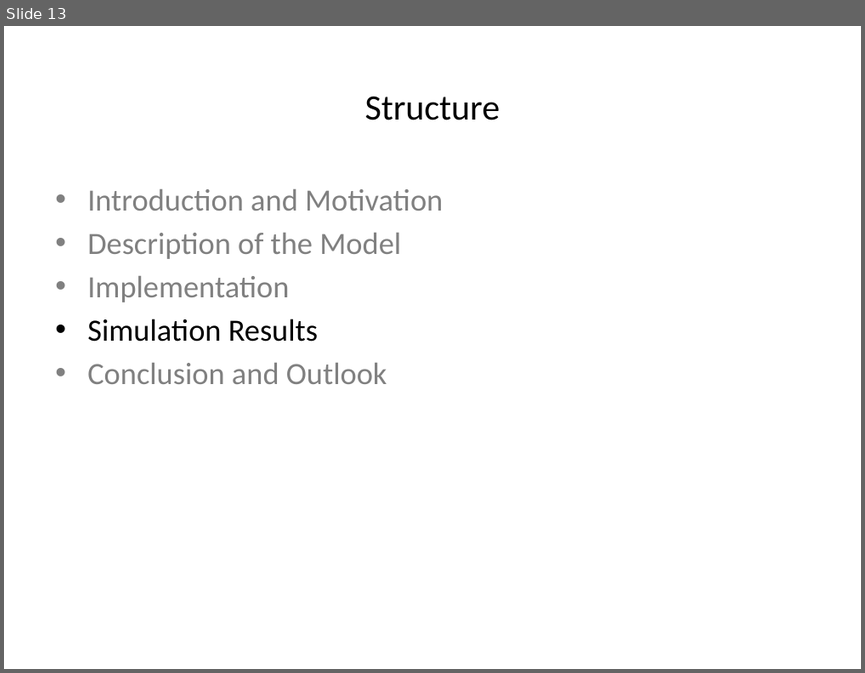
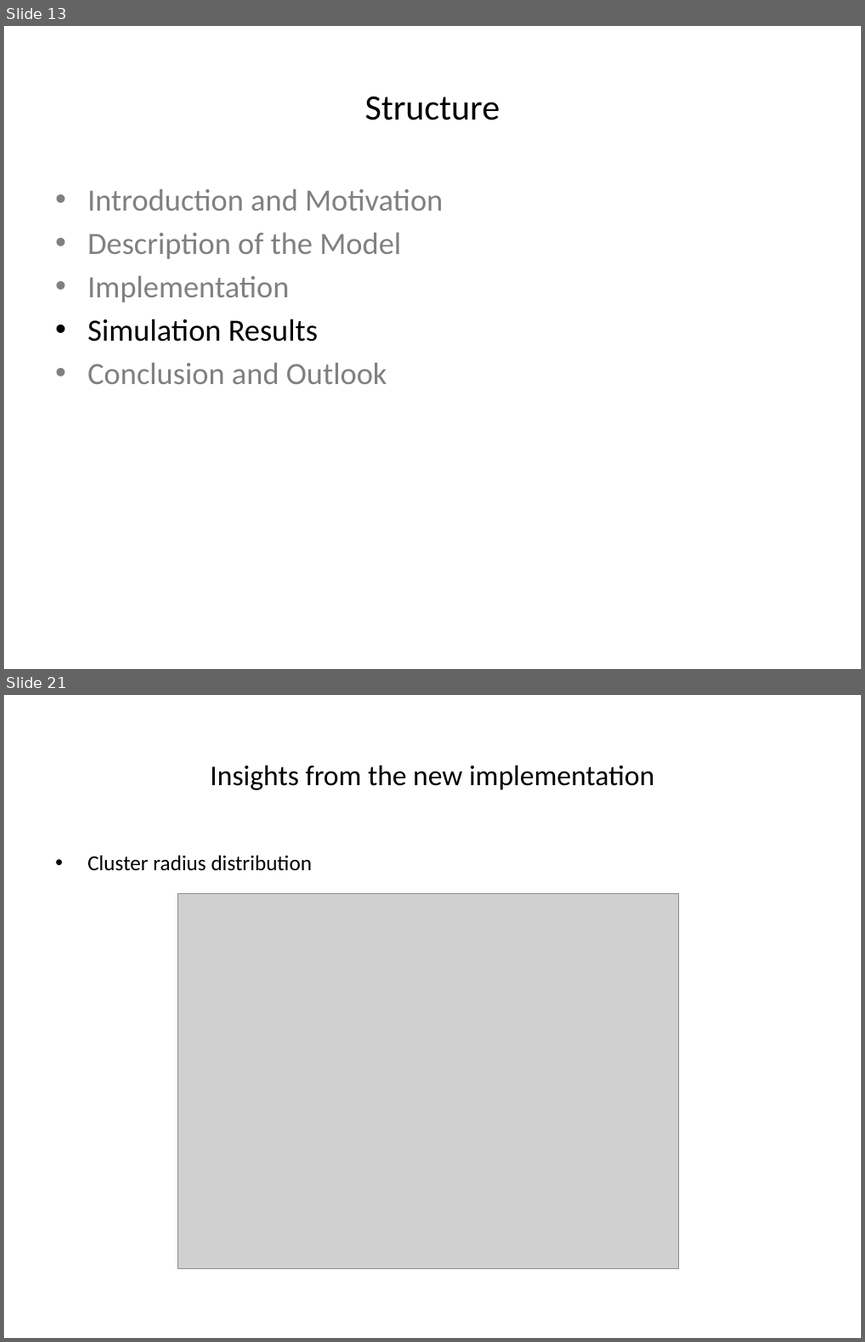
Before and after one commit to wildmic/Forest-Fire-SOC, a slide deck: presentation/SOC.pptx. Shown one above the other, each under a label of ours: slide 13 before the commit, slides 13 and 21 after it; the slides between them are not shown. The pictures are 865x673 and 865x1342 pixels, drawn with LibreOffice and Linux fonts; fonts in the diff are those of the drawing; grey boxes stand for pictures. Boxes give left, top, right and bottom in pixels: in the first picture for what was removed or moved away, otherwise in the second. Text is boxed around its words. In the diff, an @@ line names an element or a change of style, - is before the commit and + after.

```diff
--- a/presentation/SOC.pptx
+++ b/presentation/SOC.pptx
@@ slide 21 added at [4, 695, 861, 1338], background #FFFFFF @@
@@ title added at [210, 765, 654, 790], 24 pt, text #000000 @@
+Insights from the new implementation
@@ text added at [87, 855, 312, 871], 18 pt, text #000000 @@
+• Cluster radius distribution
@@ picture added at [178, 894, 678, 1269] @@
```
Also in this commit, not shown: 7 slides changed, 11 other slides added, 3 slides removed, 6 other files.
